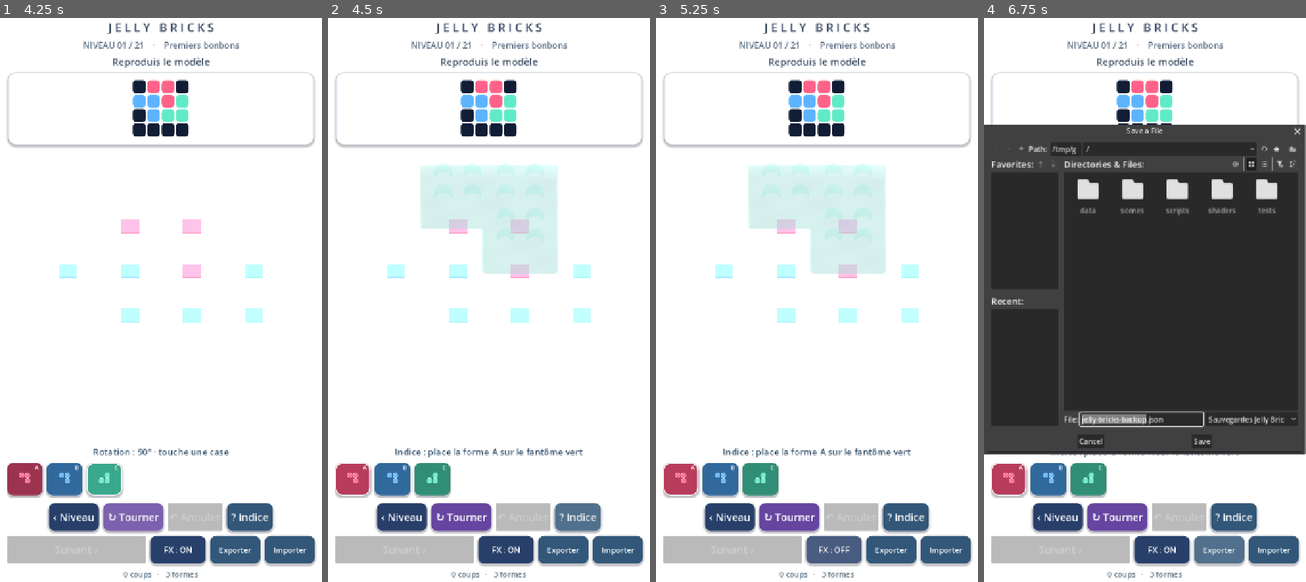
Above: before the commit, frames 1-4 (left to right).
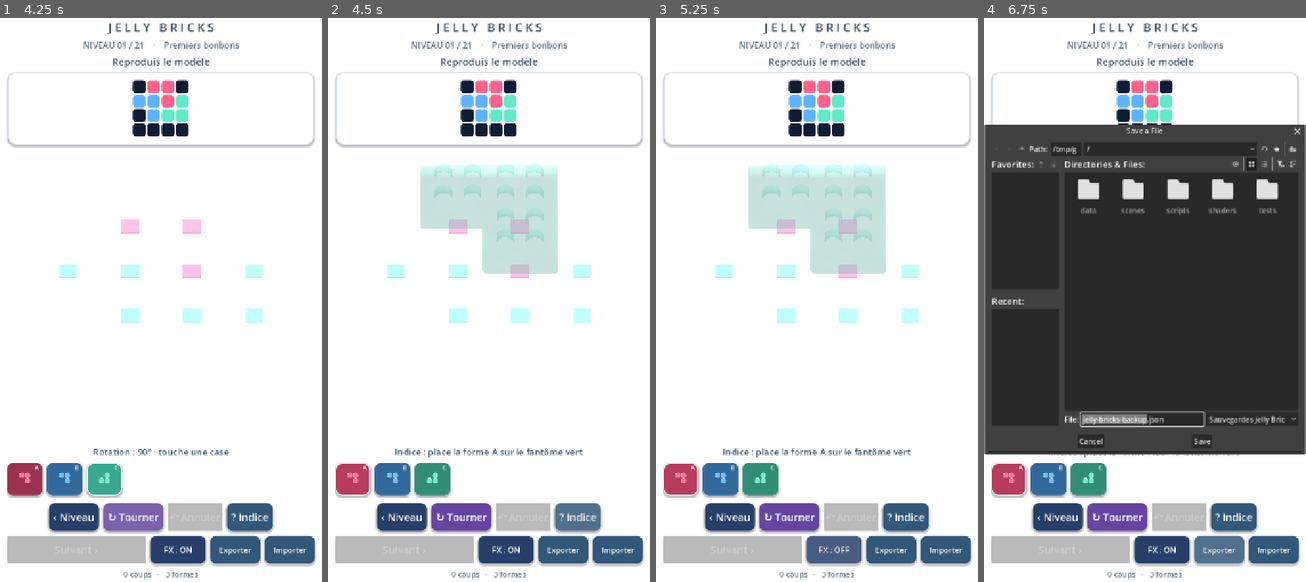
Above: after the commit, the same moments.

Repository: dbrckk/Jelly-bricks
Game: Godot game, scene res://scenes/main.tscn
Same seed, same stepped clock (60 frames per second), same inputs: the game is played once before the commit and once after it.
Inputs (mouse positions are in pixels of both pictures, inside the frame that each line leads up to):
- Up to frame 1 (4.25 s): click (25, 480) at 0.52 s; click (64, 480) at 1.27 s; click (103, 480) at 2.02 s; click "‹ Niveau" at 2.75 s; click "↻ Tourner" at 3.5 s
- Up to frame 2 (4.5 s): click "? Indice" at 4.25 s
- Up to frame 3 (5.25 s): click "FX : ON" at 5 s
- Up to frame 4 (6.75 s): click "FX : OFF" at 5.75 s; click "Exporter" at 6.5 s

Frame 1 is identical in both runs. In frame 2, 0.3% of the frame differs, in the area x 32-68%, y 27-40%; in frame 3, 0.3%; in frame 4, 1.2%, in the area x 0-97%, y 18-78%.

Commit message:
render(native): darken gel sides, reduce chalky emission and preserve saturated glossy tops

Diff:
--- a/native-godot/shaders/jelly.gdshader
+++ b/native-godot/shaders/jelly.gdshader
@@ -33,11 +33,16 @@
         sin(jelly_local.z * 25.0), 0.0), 18.0);
     float softbox = pow(max(dot(n,
         normalize(vec3(-.38, .65, .65))), 0.0), 19.0);
+    // Studio lighting must separate the glossy upper surface from the
+    // dense, light-absorbing sides. Without this the whole brick looks like
+    // a pale flat rectangle on a white backdrop.
+    float top_light = smoothstep(.12, .90, n.y);
+    float side_absorption = mix(.62, 1.04, top_light);
     vec3 base = candy_tint.rgb *
-        (0.71 + height_grad * .22 + dense * .042);
-    base = mix(base, vec3(1.0, .985, 1.0), fresnel * .32);
+        (0.84 + height_grad * .11 + dense * .032) * side_absorption;
+    base = mix(base, vec3(1.0, .99, 1.0), fresnel * .18);
     base += bubble * detail * .065;
-    base += softbox * detail * .24;
+    base += softbox * detail * .21 * (0.5 + top_light * .5);
     // A slow, thin studio-light reflection travels across the sculpted
     // candy surface. Uses local coordinates and TIME; no textures, extra
     // lights, screen sampling or per-frame script updates on Android.
@@ -52,13 +57,13 @@
     ALBEDO = mix(base, vec3(1.0, .64, .20),
         mismatch * fresnel * .38);
     METALLIC = .015;
-    ROUGHNESS = mix(.23, .095, detail);
+    ROUGHNESS = mix(.25, .115, detail);
     SPECULAR = .98;
-    EMISSION = candy_tint.rgb * (.045 + inner_glow * .045) +
+    EMISSION = candy_tint.rgb * (.018 + inner_glow * .023) +
         vec3(.34, .42, .65) * fresnel * .19 +
         vec3(1.0, .95, 1.0) * softbox * detail * .12 +
         vec3(.98, .44, .06) * mismatch * (fresnel * .36 + .035);
     // Native gel has real alpha; the outline becomes more solid as the
     // viewing angle becomes glancing, a common candy/glass cue.
-    ALPHA = clamp(gel_opacity + fresnel * .065, 0.0, 1.0);
+    ALPHA = clamp(gel_opacity + fresnel * .023, 0.0, 1.0);
 }
